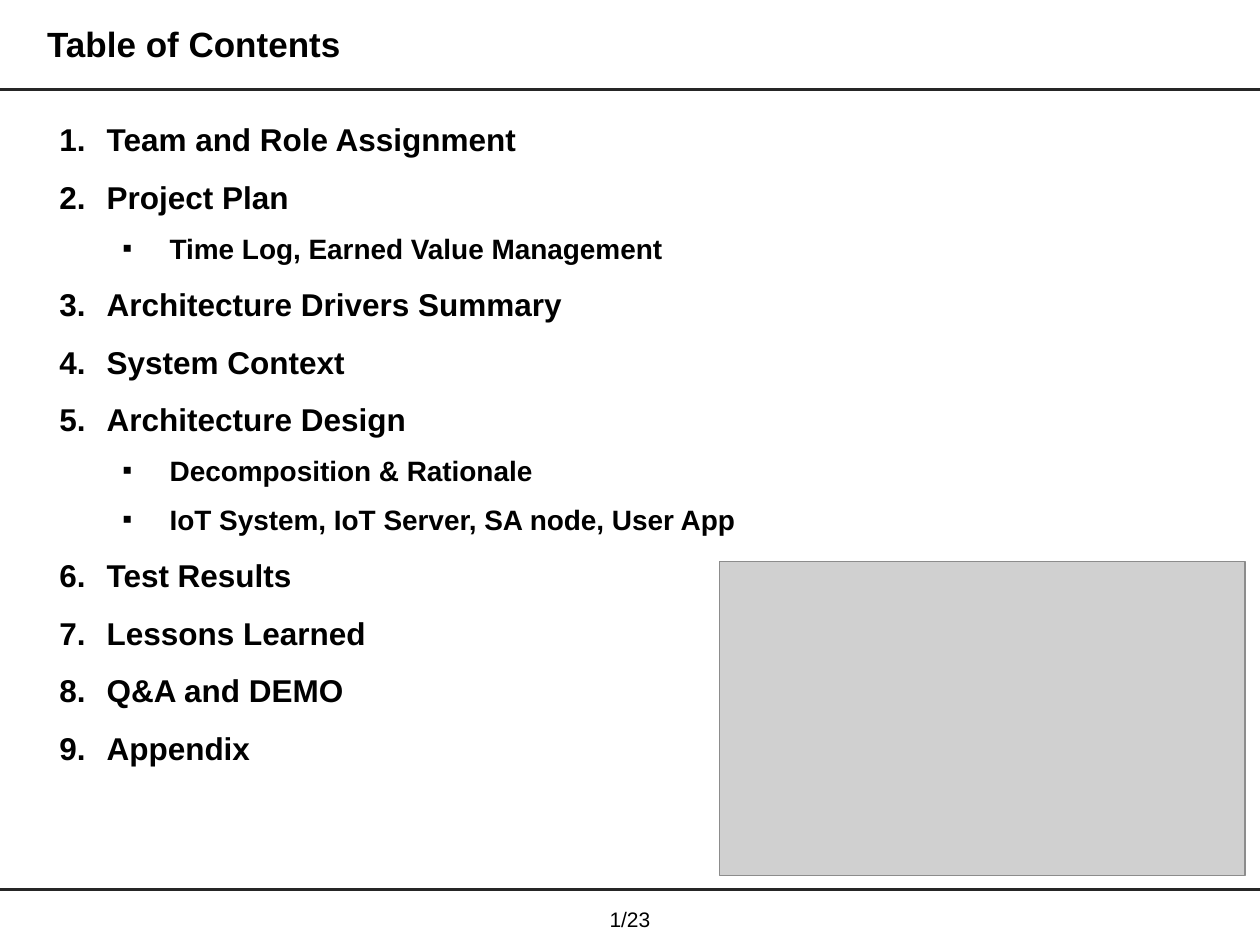
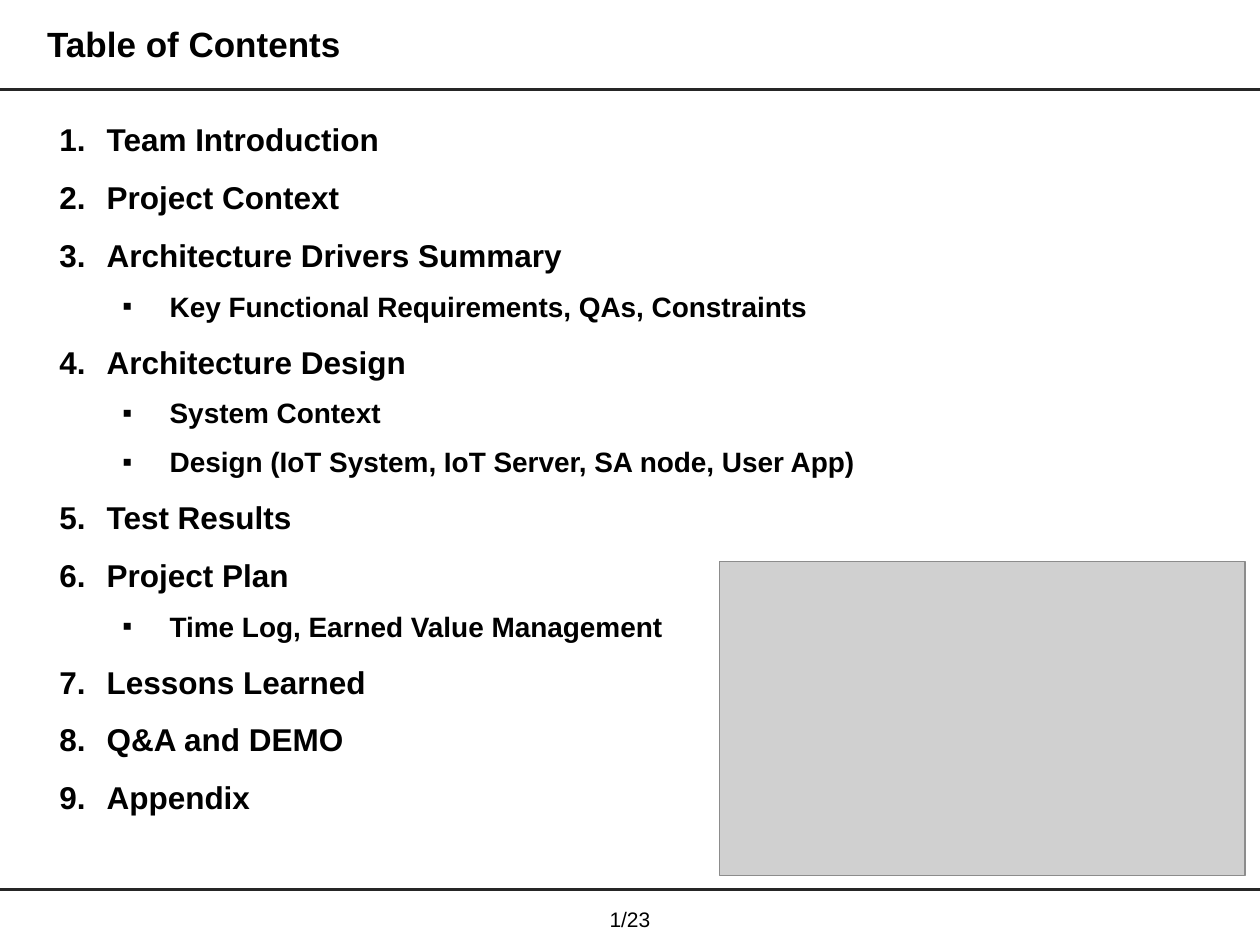
Before and after one commit to junggil/2015_CMU_StudioProject, a slide deck: slide 2 of DOCS/2015-06-24/Team1 Final presentation v0.99.pptx. Drawn at 1260x945 pixels with LibreOffice and Linux fonts; fonts in the diff are those of the drawing; grey boxes stand for pictures. Boxes give left, top, right and bottom in pixels: in the first picture for what was removed or moved away, otherwise in the second. Text is boxed around its words. In the diff, an @@ line names an element or a change of style, - is before the commit and + after.

```diff
--- a/DOCS/2015-06-24/Team1 Final presentation v0.99.pptx
+++ b/DOCS/2015-06-24/Team1 Final presentation v0.99.pptx
@@ text at <box>107,128,855,530</box>: text changed; size 18 to 16 pt @@
-1. Team and Role Assignment
+1. Team Introduction
+2. Project Context
+3. Architecture Drivers Summary
+  ▪ Key Functional Requirements, QAs, Constraints
+4. Architecture Design
+  ▪ System Context
+  ▪ Design (IoT System, IoT Server, SA node, User App)
+5. Test Results
@@ text at <box>107,293,735,588</box>: paragraphs removed @@
-3. Architecture Drivers Summary
-4. System Context
-5. Architecture Design
-  ▪ Decomposition & Rationale
-  ▪ IoT System, IoT Server, SA node, User App
-6. Test Results
```
Also in this commit, not shown: 21 other slides changed, 3 slides added.
